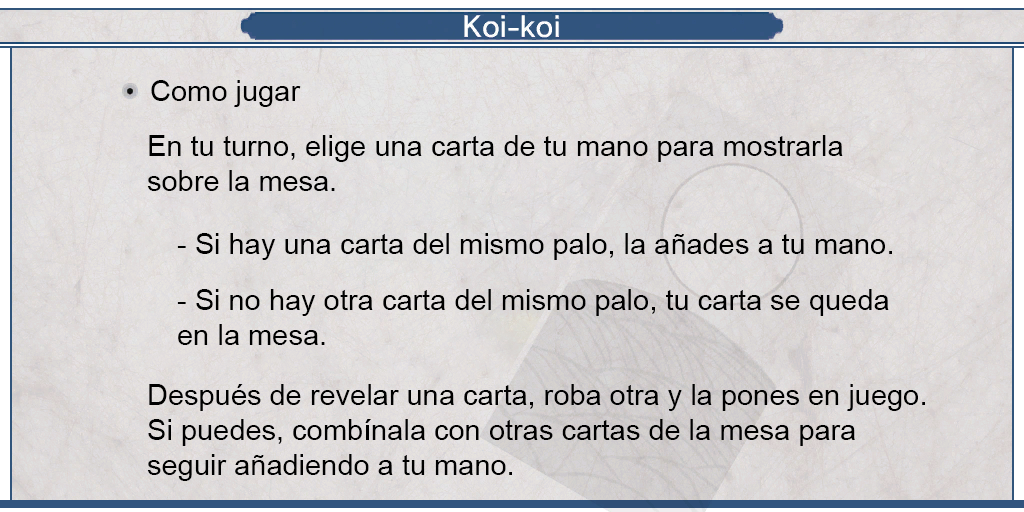
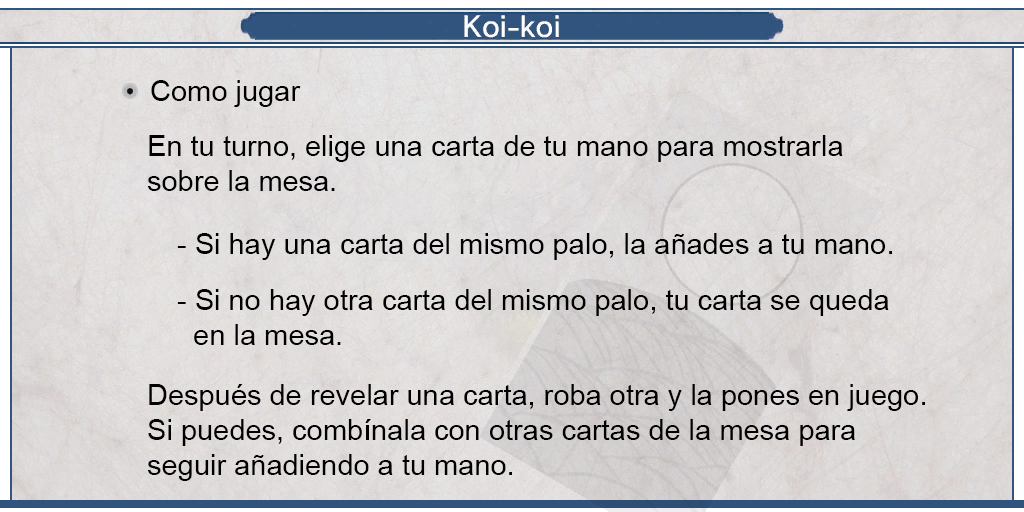
Two versions of the same layered image (1024 × 512). Layer-by-layer changes:
painted on "- Si hay una carta del mismo palo, la añades a tu mano. - Si n" over [178, 324, 341, 345]
